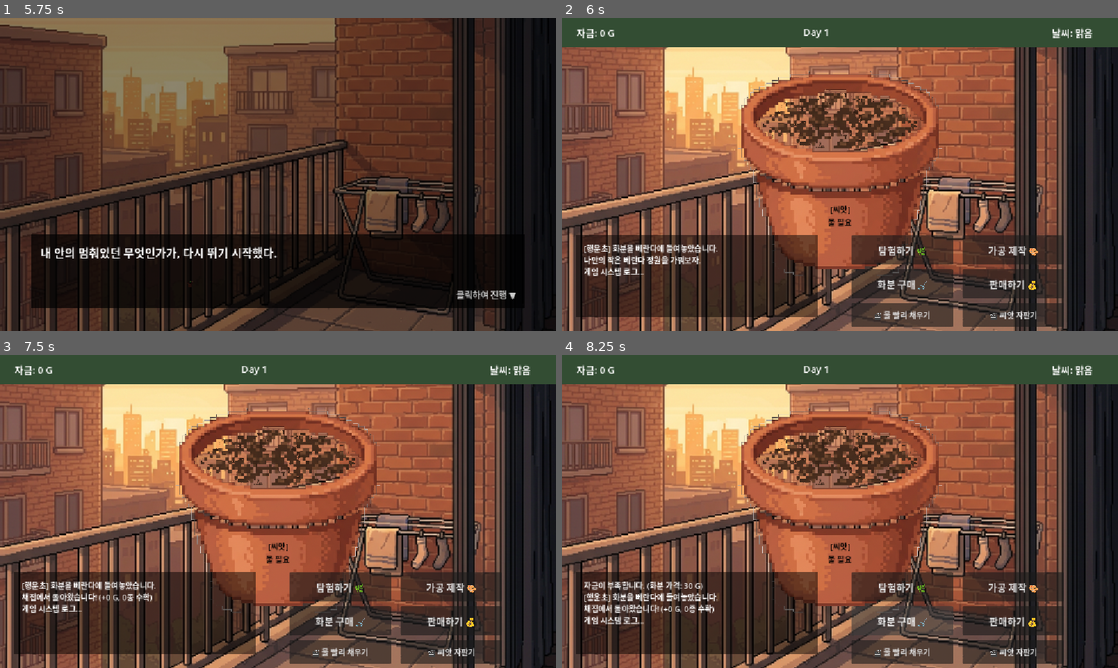
Above: before the commit, frames 1-4 (two rows, left to right).
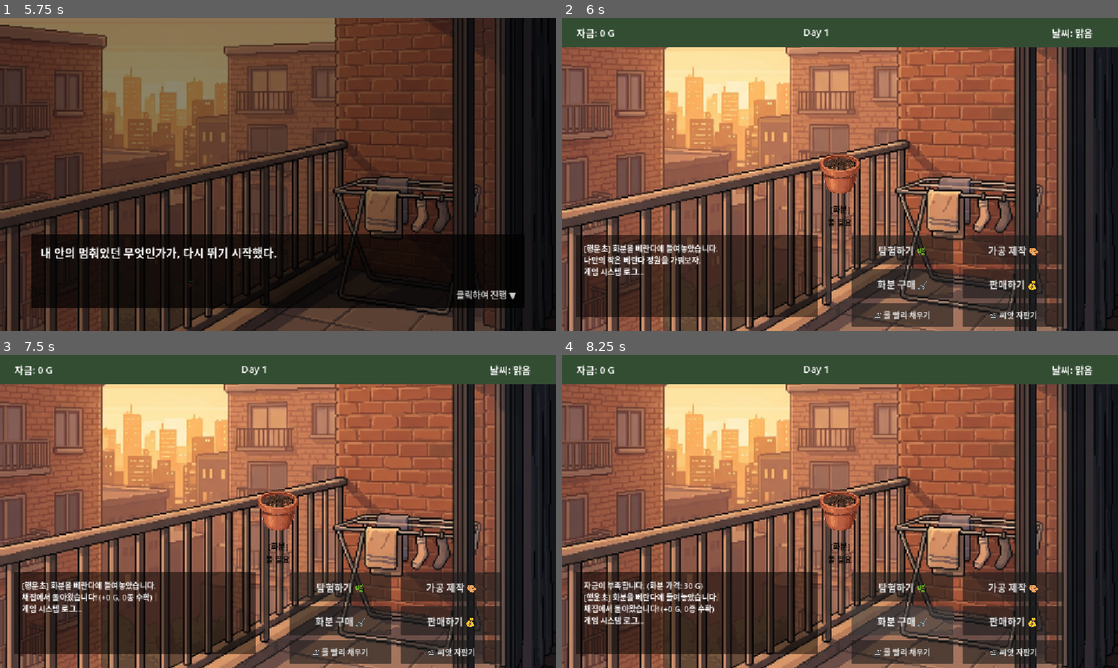
Above: after the commit, the same moments.

Repository: 9959930-code/plant-collector-game
Game: Godot game, scene res://Scenes/TitleScreen.tscn
The game is run twice, just before and just after one commit, with the same random seed, the same clock (stepped at 60 frames per second) and the same inputs.
Inputs (mouse positions are in pixels of both pictures, inside the frame that each line leads up to):
- Up to frame 1 (5.75 s): click "🌱 시작하기" at 0.5 s; tap Enter at 1.25, 1.35, 2.1, 2.85, 3.6, 4.35, 5.1 s; move the mouse to (400, 158) at 1.27 s; click (400, 158) at 1.42 s; tap Space at 1.52, 2.27, 2.75, 3.77, 4.52, 5.27 s; move the mouse to (166, 190) at 2.02 s; click (166, 190) at 2.17 s; move the mouse to (333, 105) at 2.77 s; click (333, 105) at 2.92 s; move the mouse to (250, 237) at 3.52 s; click (250, 237) at 3.67 s; move the mouse to (444, 221) at 4.27 s; click (444, 221) at 4.42 s; move the mouse to (111, 127) at 5.02 s; click (111, 127) at 5.17 s
- Up to frame 2 (6 s): move the mouse to (867, 174) at 5.77 s; tap Enter at 5.85 s; click (867, 174) at 5.92 s
- Up to frame 3 (7.5 s): click "탐험하기 🌿" at 6.5 s; click "🏠 돌아가기" at 7.25 s
- Up to frame 4 (8.25 s): click "화분 구매 🛒" at 8 s

Frame 1 is identical in both runs. In frame 2, 13% of the frame differs, in the area x 31-69%, y 16-83%; in frame 3, 13%; in frame 4, 13%.
Error before the commit: not all arguments converted during string formatting in operator '%'. (res://Scripts/PlantPot.gd:42)

Commit message:
🐛 런타임 에러 8개 전수 수정 (에러 0, 경고 0 달성)
1. TitleScreen.gd: 중복 시그널 connect 제거 (tscn에서 이미 연결)
2. PlantPot.gd: update_visuals() % 포맷팅 크래시 → 문자열 연결로 교체
3. PlantPot.gd: _on_input_event 미사용 파라미터 → _viewport, _shape_idx
4. OpeningScene.tscn: bg_office UID → uid://bxscvtqfchcnu
5. OpeningScene.tscn: plant_soil UID → uid://c24ui8ewmsnls
6. MainGame.tscn: bg_greenhouse UID → uid://bv7xct0q2fk4m
7. TitleScreen.tscn: bg_title UID (이전 커밋에서 수정)

Godot 4.6.1 headless --import 검증: error 0, warning 0

Diff:
--- a/Scripts/PlantPot.gd
+++ b/Scripts/PlantPot.gd
@@ -31,35 +31,43 @@
 func _on_grow_timer_timeout():
 	if current_stage < max_stage:
 		current_stage += 1
-		is_watered = false # 다음 성장을 위해 물이 다시 필요함
+		is_watered = false
 		update_visuals()
 
-		# 만약 만개했다면 타이머 정지
 		if current_stage == max_stage:
 			grow_timer.stop()
 
 func update_visuals():
-	status_label.text = status_label.text % plant_type
+	var label_text = ""
 
 	if current_stage == 0:
-		status_label.text = "[화분]\n물 필요" if not is_watered else "[화분]\n촉촉함..."
-		sprite.texture = preload("res://Assets/Images/plant_soil.png") # 흙만 있는 화분
+		if is_watered:
+			label_text = "[화분]\n촉촉함..."
+		else:
+			label_text = "[화분]\n물 필요"
+		sprite.texture = preload("res://Assets/Images/plant_soil.png")
 		sprite.scale = Vector2(0.2, 0.2)
 	elif current_stage == 1:
-		status_label.text = "[새싹]\n물 필요" if not is_watered else "[새싹]\n성장 중..."
-		sprite.texture = preload("res://Assets/Images/plant_sprout.png") # 앙증맞은 새싹
+		if is_watered:
+			label_text = "[새싹]\n성장 중..."
+		else:
+			label_text = "[새싹]\n물 필요"
+		sprite.texture = preload("res://Assets/Images/plant_sprout.png")
 		sprite.scale = Vector2(0.2, 0.2)
 	elif current_stage == 2:
-		status_label.text = "[자라는 %s]\n물 필요" if not is_watered else "[자라는 %s]\n성장 중..."
-		sprite.texture = preload("res://Assets/Images/plant_alive.png") # 무럭무럭 자라는 중
+		if is_watered:
+			label_text = "[자라는 " + plant_type + "]\n성장 중..."
+		else:
+			label_text = "[자라는 " + plant_type + "]\n물 필요"
+		sprite.texture = preload("res://Assets/Images/plant_alive.png")
 		sprite.scale = Vector2(0.3, 0.3)
 	elif current_stage == 3:
-		status_label.text = "[만개한 %s]\n수확 가능!"
-		sprite.texture = preload("res://Assets/Images/plant_alive.png") # 완전히 자람
+		label_text = "[만개한 " + plant_type + "]\n수확 가능!"
+		sprite.texture = preload("res://Assets/Images/plant_alive.png")
 		sprite.scale = Vector2(0.4, 0.4)
 
-	status_label.text = status_label.text % plant_type
+	status_label.text = label_text
 
-func _on_input_event(viewport, event, shape_idx):
+func _on_input_event(_viewport, event, _shape_idx):
 	if event is InputEventMouseButton and event.pressed and event.button_index == MOUSE_BUTTON_LEFT:
 		emit_signal("clicked", self)
--- a/Scripts/TitleScreen.gd
+++ b/Scripts/TitleScreen.gd
@@ -9,15 +9,12 @@
 	var tween = create_tween().set_loops()
 	tween.tween_property(title_label, "modulate:a", 0.6, 1.5)
 	tween.tween_property(title_label, "modulate:a", 1.0, 1.5)
-
-	start_button.connect("pressed", Callable(self, "_on_start_pressed"))
-	option_button.connect("pressed", Callable(self, "_on_option_pressed"))
+	# 시그널은 .tscn에서 이미 연결되어 있으므로 여기서 connect 하지 않음
 
 func _on_start_pressed():
 	get_tree().change_scene_to_file("res://Scenes/OpeningScene.tscn")
 
 func _on_option_pressed():
-	# 간단한 옵션 토글 (사운드 On/Off 등)
 	if AudioServer.is_bus_mute(0):
 		AudioServer.set_bus_mute(0, false)
 		option_button.text = "🔊 사운드 ON"
Not shown: 1 places in Scenes/MainGame.tscn that only renumber resources
Not shown: 1 places in Scenes/OpeningScene.tscn that only renumber resources
